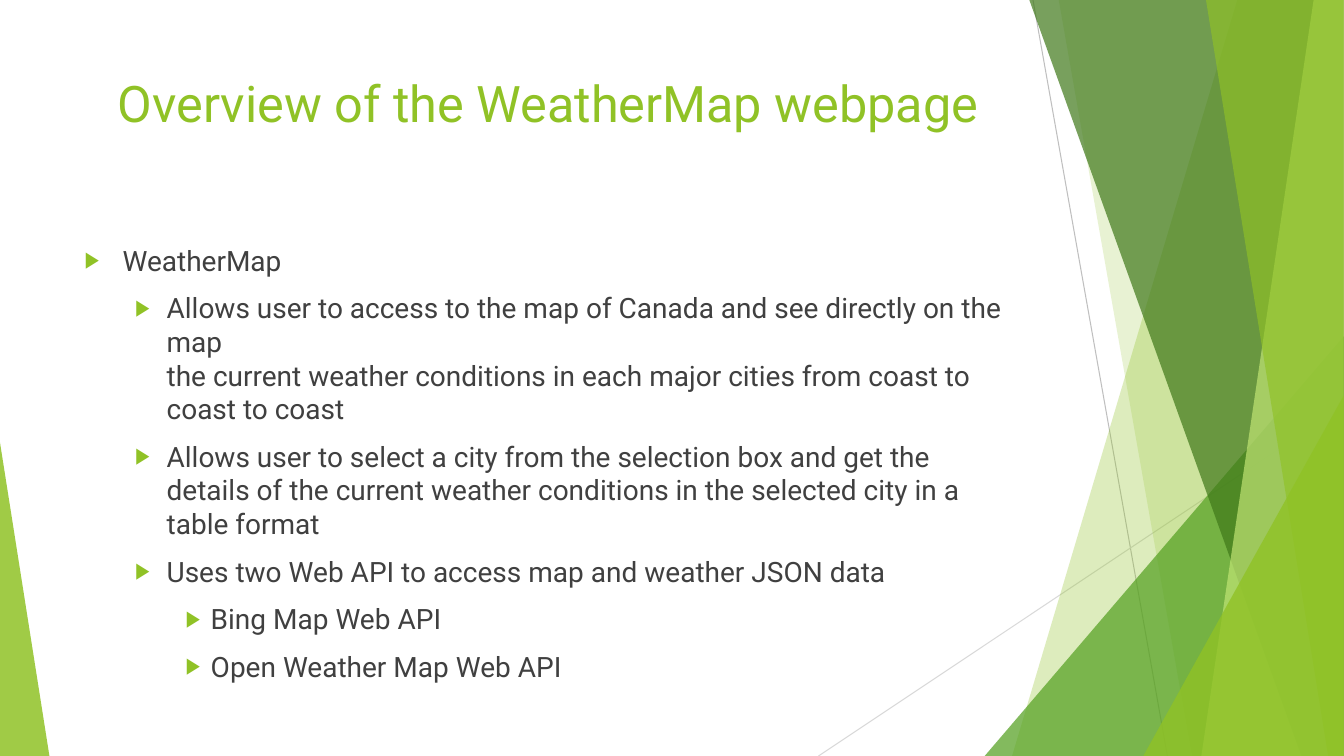
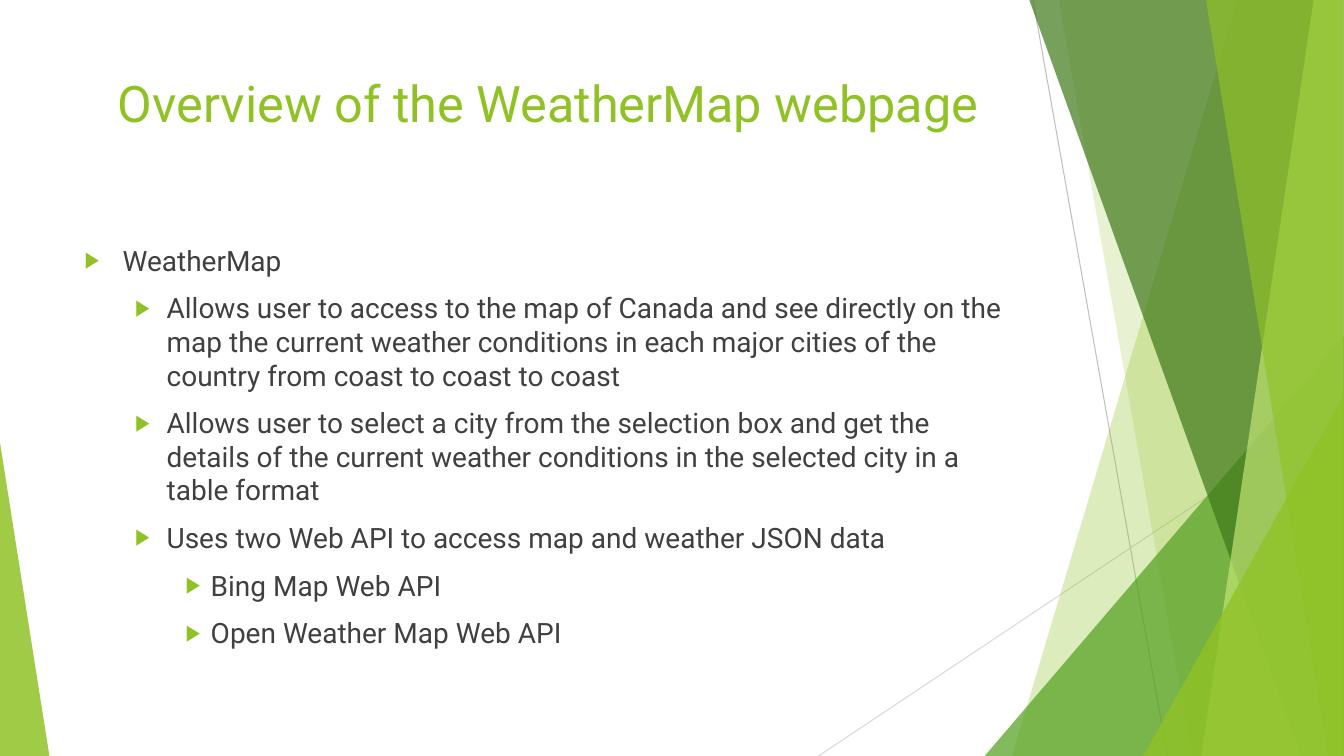
Before and after one commit to Valini/WebAPIProjectGit, a slide deck: slide 2 of WeatherMap.pptx. Drawn at 1344x756 pixels with LibreOffice and Linux fonts; fonts in the diff are those of the drawing. Boxes give left, top, right and bottom in pixels: in the first picture for what was removed or moved away, otherwise in the second. Text is boxed around its words. In the diff, an @@ line names an element or a change of style, - is before the commit and + after.

Commit message:
change

```diff
--- a/WeatherMap.pptx
+++ b/WeatherMap.pptx
@@ text at [167, 296, 1000, 392]: text changed @@
-  ▶ Allows user to access to the map of Canada and see directly on the map
-    the current weather conditions in each major cities from coast to coast to coast
+  ▶ Allows user to access to the map of Canada and see directly on the map the current weather conditions in each major cities of the country from coast to coast to coast
```
Also in this commit, not shown: 2 other slides changed.
